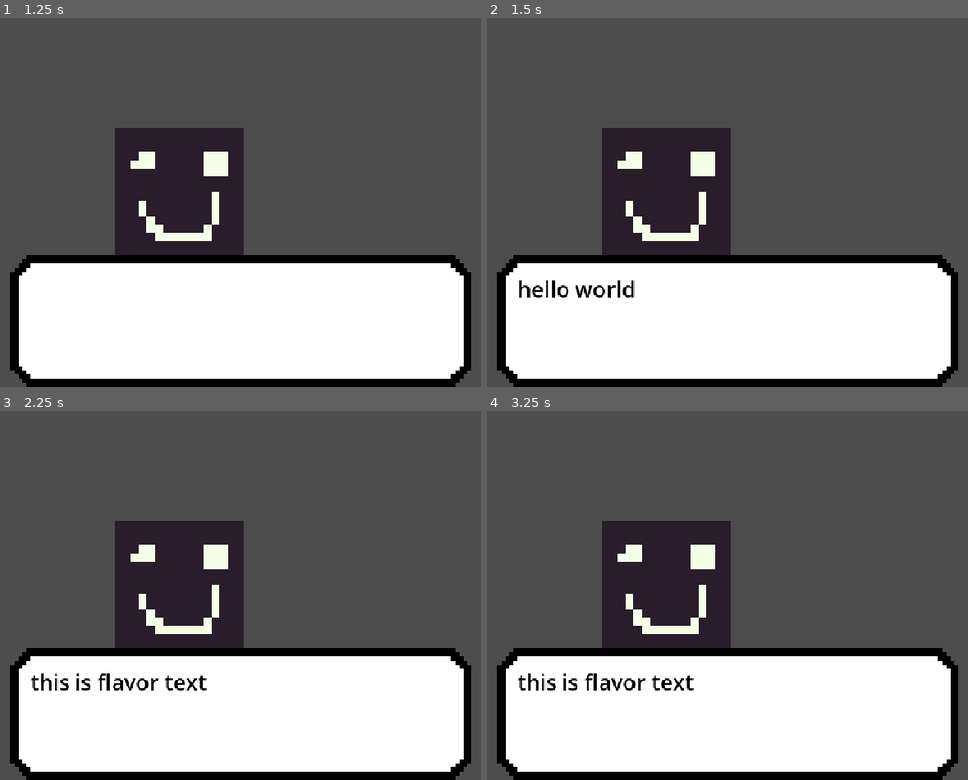
Above: before the commit, frames 1-4 (two rows, left to right).
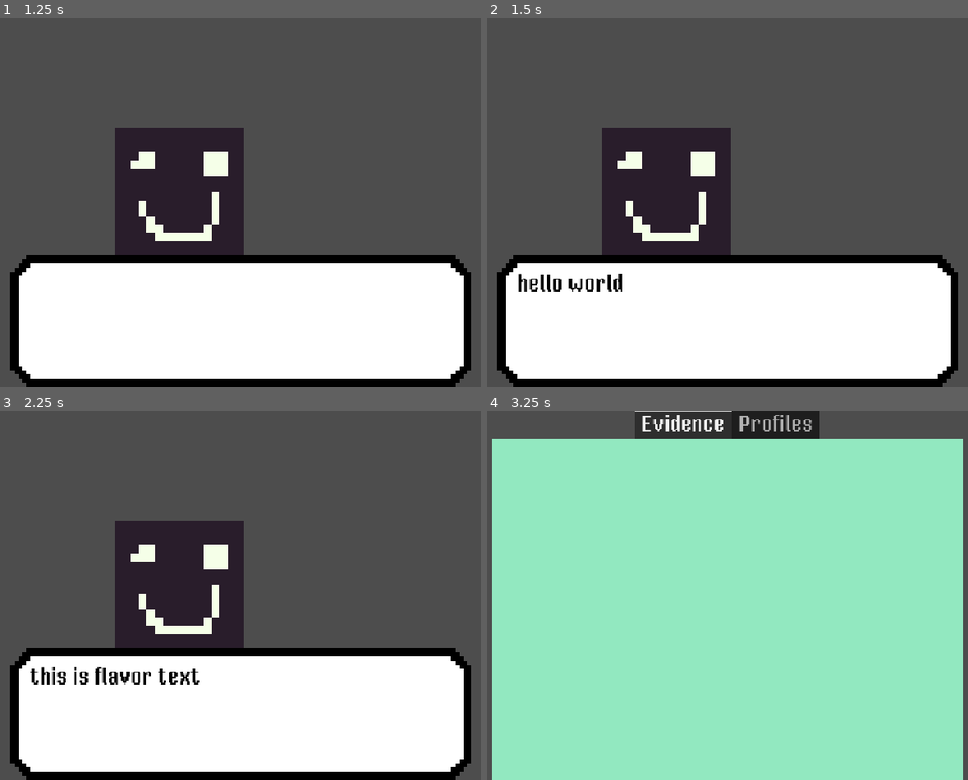
Above: after the commit, the same moments.

Repository: madebyrivaan/Mr.-Pumpkin-s-Murder-Case
Game: Godot game, scene res://scenes/rooms/main_hall.tscn
Two runs of this game, one before a commit and one after it. Both use one fixed random seed, a clock stepped at 60 frames per second and the inputs below.
Inputs (mouse positions are in pixels of both pictures, inside the frame that each line leads up to):
- Up to frame 1 (1.25 s): click (177, 195) at 0.5 s
- Up to frame 2 (1.5 s): click (664, 195) at 1.25 s
- Up to frame 3 (2.25 s): click (177, 588) at 2 s
- Up to frame 4 (3.25 s): tap Enter (ui_accept) at 2.75, 2.85, 3.02 s; move the mouse to (871, 577) at 2.77 s

Frame 1 is identical in both runs. In frame 2, 0.8% of the frame differs, in the area x 6-31%, y 69-76%; in frame 3, 1.1%; in frame 4, 93%, in the area x 1-99%, y 0-100%.
Error before the commit: Parse Error: Expected indented block after "for" block. (res://scripts/room_transition.gd:39)

Commit message:
the inventory
has one bug where when you unpause it adds an item. will fix rn

Diff:
--- a/project.godot
+++ b/project.godot
@@ -18,6 +18,7 @@
 
 RoomTransition="*uid://cd77n4rdkdrar"
 Game="*uid://cb802p7bgn1kt"
+Notebook="*uid://c2nnhqwp0d0j1"
 
 [display]
 
--- a/scenes/dialogue_box.tscn
+++ b/scenes/dialogue_box.tscn
@@ -2,6 +2,7 @@
 
 [ext_resource type="Script" uid="uid://bbuum3kberc86" path="res://scripts/dialogue_box.gd" id="1_fu8b5"]
 [ext_resource type="Texture2D" uid="uid://vo2b0litnuvj" path="res://sprites/gui/dialogue_box.png" id="1_rc1id"]
+[ext_resource type="FontFile" uid="uid://ps5xn0ajg1ap" path="res://fonts/Mister Pixel Regular.otf" id="3_tm68y"]
 
 [node name="Dialogue GUI Layer" type="CanvasLayer" unique_id=67360601]
 script = ExtResource("1_fu8b5")
@@ -31,6 +32,7 @@
 offset_bottom = 515.0
 size_flags_vertical = 0
 theme_override_colors/font_color = Color(0, 0, 0, 1)
+theme_override_fonts/font = ExtResource("3_tm68y")
 theme_override_font_sizes/font_size = 32
 text = "aabb"
 autowrap_mode = 3
--- /dev/null
+++ b/scenes/evidence_button.tscn
@@ -0,0 +1,13 @@
+[gd_scene format=3 uid="uid://cjtmeonqkvdak"]
+
+[ext_resource type="Texture2D" uid="uid://cddkxliw80kgv" path="res://sprites/gui/bg_placeholder3.png" id="1_vx163"]
+[ext_resource type="Script" uid="uid://cc2xqxeigeefx" path="res://scripts/evidence_button.gd" id="2_fi4dr"]
+
+[node name="EvidenceButton" type="TextureButton" unique_id=408976175]
+custom_minimum_size = Vector2(96, 96)
+custom_maximum_size = Vector2(96, 96)
+offset_right = 40.0
+offset_bottom = 40.0
+texture_normal = ExtResource("1_vx163")
+stretch_mode = 0
+script = ExtResource("2_fi4dr")
--- a/scenes/main_gui.tscn
+++ b/scenes/main_gui.tscn
@@ -2,6 +2,8 @@
 
 [ext_resource type="FontFile" uid="uid://ps5xn0ajg1ap" path="res://fonts/Mister Pixel Regular.otf" id="1_cv0rn"]
 [ext_resource type="Texture2D" uid="uid://0lm070bcg8hx" path="res://sprites/gui/button_evidence.png" id="2_wffg3"]
+[ext_resource type="Texture2D" uid="uid://2ilw7bfvwpy0" path="res://sprites/gui/button_evidence_pressed.png" id="6_0envr"]
+[ext_resource type="Texture2D" uid="uid://c6uxodhqa431a" path="res://sprites/gui/button_evidence_hover.png" id="7_s4oo3"]
 [ext_resource type="Texture2D" uid="uid://c26ci1gul8mjk" path="res://sprites/gui/button_check.png" id="8_hhjly"]
 [ext_resource type="Texture2D" uid="uid://bv4lso1jka0mi" path="res://sprites/gui/button_check_pressed.png" id="9_0iisb"]
 [ext_resource type="Texture2D" uid="uid://bj5f73gsbajwx" path="res://sprites/gui/button_check_hover.png" id="10_56bgk"]
@@ -26,3 +28,5 @@
 [node name="Notebook" type="TextureButton" parent="HBoxContainer" unique_id=1758341095]
 layout_mode = 2
 texture_normal = ExtResource("2_wffg3")
+texture_pressed = ExtResource("6_0envr")
+texture_hover = ExtResource("7_s4oo3")
--- a/scenes/notebook.tscn
+++ b/scenes/notebook.tscn
@@ -1,21 +1,62 @@
 [gd_scene format=3 uid="uid://c2nnhqwp0d0j1"]
 
 [ext_resource type="Script" uid="uid://b1yyfixpdgtyb" path="res://scripts/notebook.gd" id="1_6ub6w"]
+[ext_resource type="FontFile" uid="uid://ps5xn0ajg1ap" path="res://fonts/Mister Pixel Regular.otf" id="1_djd1h"]
+[ext_resource type="Texture2D" uid="uid://guuu8nrr3o03" path="res://sprites/gui/bg_placeholder1.png" id="2_xkp3b"]
+[ext_resource type="PackedScene" uid="uid://cjtmeonqkvdak" path="res://scenes/evidence_button.tscn" id="4_djd1h"]
 
-[node name="Notebook" type="TabContainer" unique_id=378965502]
-offset_right = 121.0
-offset_bottom = 31.0
+[node name="NotebookLayer" type="CanvasLayer" unique_id=563192354]
+script = ExtResource("1_6ub6w")
+
+[node name="Notebook" type="TabContainer" parent="." unique_id=1704977329]
+anchors_preset = -1
+anchor_left = 0.14166667
+anchor_right = 0.85833335
+anchor_bottom = 1.0
+grow_horizontal = 2
+grow_vertical = 2
+theme_override_fonts/font = ExtResource("1_djd1h")
+theme_override_font_sizes/font_size = 32
 tab_alignment = 1
 current_tab = 0
-script = ExtResource("1_6ub6w")
 
-[node name="Evidence" type="GridContainer" parent="." unique_id=511871620]
+[node name="Evidence" type="TextureRect" parent="Notebook" unique_id=368804411]
 layout_mode = 2
-columns = 5
+texture = ExtResource("2_xkp3b")
 metadata/_tab_index = 0
-metadata/_tab_name = "Evidence"
 
-[node name="Profiles" type="GridContainer" parent="." unique_id=940782678]
+[node name="EvidenceGrid" type="GridContainer" parent="Notebook/Evidence" unique_id=1025719372]
+layout_mode = 1
+anchors_preset = 5
+anchor_left = 0.5
+anchor_right = 0.5
+offset_left = -329.0
+offset_top = 39.0
+offset_right = 327.0
+offset_bottom = 135.0
+grow_horizontal = 2
+theme_override_constants/h_separation = 16
+columns = 6
+
+[node name="EvidenceButton" parent="Notebook/Evidence/EvidenceGrid" unique_id=408976175 instance=ExtResource("4_djd1h")]
+layout_mode = 2
+
+[node name="EvidenceButton2" parent="Notebook/Evidence/EvidenceGrid" unique_id=625533367 instance=ExtResource("4_djd1h")]
+layout_mode = 2
+
+[node name="EvidenceButton3" parent="Notebook/Evidence/EvidenceGrid" unique_id=1047376364 instance=ExtResource("4_djd1h")]
+layout_mode = 2
+
+[node name="EvidenceButton4" parent="Notebook/Evidence/EvidenceGrid" unique_id=996976169 instance=ExtResource("4_djd1h")]
+layout_mode = 2
+
+[node name="EvidenceButton5" parent="Notebook/Evidence/EvidenceGrid" unique_id=716039412 instance=ExtResource("4_djd1h")]
+layout_mode = 2
+
+[node name="EvidenceButton6" parent="Notebook/Evidence/EvidenceGrid" unique_id=1309655863 instance=ExtResource("4_djd1h")]
+layout_mode = 2
+
+[node name="Profiles" type="GridContainer" parent="Notebook" unique_id=2054127251]
 visible = false
 layout_mode = 2
 metadata/_tab_index = 1
--- a/scenes/rooms/room_test.tscn
+++ b/scenes/rooms/room_test.tscn
@@ -2,20 +2,21 @@
 
 [ext_resource type="Texture2D" uid="uid://dbaup40g75yi" path="res://sprites/test_bg.png" id="1_g6r6c"]
 [ext_resource type="PackedScene" uid="uid://b3uiobednkqet" path="res://scenes/clickable_2.tscn" id="2_j1wlm"]
+[ext_resource type="PackedScene" uid="uid://bg2v2fdt755v1" path="res://scenes/dialogue_box.tscn" id="3_j1wlm"]
 
 [node name="Room" type="CanvasGroup" unique_id=706307736]
 
 [node name="Background" type="Sprite2D" parent="." unique_id=1360910813]
 texture = ExtResource("1_g6r6c")
 
-[node name="Clickable" parent="." unique_id=375423447 instance=ExtResource("2_j1wlm")]
+[node name="Test" parent="." unique_id=375423447 instance=ExtResource("2_j1wlm")]
 offset_left = -418.0
 offset_top = 177.0
 offset_right = -418.0
 offset_bottom = 177.0
 scale = Vector2(9, 9)
 
-[node name="Clickable2" parent="." unique_id=60977983 instance=ExtResource("2_j1wlm")]
+[node name="Test 2" parent="." unique_id=60977983 instance=ExtResource("2_j1wlm")]
 offset_left = -665.0
 offset_top = -140.0
 offset_right = -665.0
@@ -28,3 +29,8 @@
 offset_right = 765.0
 offset_bottom = -139.0
 scale = Vector2(8, 8)
+
+[node name="Camera2D" type="Camera2D" parent="." unique_id=936672639]
+position = Vector2(-342, 68)
+
+[node name="Dialogue GUI Layer" parent="." unique_id=67360601 instance=ExtResource("3_j1wlm")]
--- a/scripts/button_back.gd
+++ b/scripts/button_back.gd
@@ -11,3 +11,4 @@
 	pass
 
 func _pressed() -> void:
+	pass
--- a/scripts/click.gd
+++ b/scripts/click.gd
@@ -38,3 +38,4 @@
 		return
 	DialogueHandler.Instance.load_dialogue(flavor_text)
 	DialogueHandler.Instance.current_text = flavor_text[0]
+	Notebook.add_evidence(name)
--- /dev/null
+++ b/scripts/evidence_button.gd
@@ -0,0 +1,31 @@
+extends TextureButton
+
+var found_evidence = []
+var evidence_matcher : Dictionary = {
+	"Test" : ["res://sprites/dummy.png"],
+	"Test 2" : ["res://sprites/dummy.png"],
+	"Bottle" : [],
+	"Glass" : [],
+	"Shovel" : [],
+	"Cigar ash" : [],
+	"Diamond ring" : [],
+	"Document page" : []
+}
+
+# Called when the node enters the scene tree for the first time.
+func _ready() -> void:
+	hide()
+
+
+# Called every frame. 'delta' is the elapsed time since the previous frame.
+func _process(delta: float) -> void:
+	pass
+
+
+func match_evidence(evidence_name : String) -> void:
+	if evidence_name not in evidence_matcher.keys() : return
+	if evidence_name in found_evidence : return
+	texture_normal = load(evidence_matcher[evidence_name][0])
+	show()
+	found_evidence.append(evidence_name)
+	Notebook.evidence_counter += 1
--- a/scripts/notebook.gd
+++ b/scripts/notebook.gd
@@ -1,14 +1,19 @@
-extends TabContainer
+extends CanvasLayer
 
+@onready var evidence = $Notebook/Evidence/EvidenceGrid
+var found_evidence_list : Array = []
+var evidence_counter : int = 0
 
 # Called when the node enters the scene tree for the first time.
 func _ready() -> void:
-	pass # Replace with function body.
+	hide()
 
 
 # Called every frame. 'delta' is the elapsed time since the previous frame.
 func _process(delta: float) -> void:
-	pass
+	if Input.is_action_just_pressed("ui_accept"):
+		visible = !visible
 
-func add_evidence():
-	$Evidence.add_item()
+func add_evidence(evidence_name : String) -> void:
+	var new_evidence = evidence.get_child(evidence_counter)
+	new_evidence.match_evidence(evidence_name)
--- a/scripts/room_transition.gd
+++ b/scripts/room_transition.gd
@@ -1,4 +1,3 @@
-class_name RoomTransition
 extends Node
 static var Instance: RoomTransition
 var current_room: String
@@ -14,7 +13,6 @@
 	else:
 		queue_free()
 		return
-	reading_dialogue = false
 	current_room = get_tree().get_root().get_child(-1).name
 	linked_rooms = get_linked_rooms(current_room)
 
@@ -37,7 +35,8 @@
 	##Thx, I did it with a .json file
 	##For testing purposes, you can switch rooms by pressing space (start in the "main_hall" scene)
 	for room in room_links:
-
+		if room == room_id:
+			return room_links[room]
 	return []
 
 
Not shown, added: scripts/evidence_button.gd.uid
